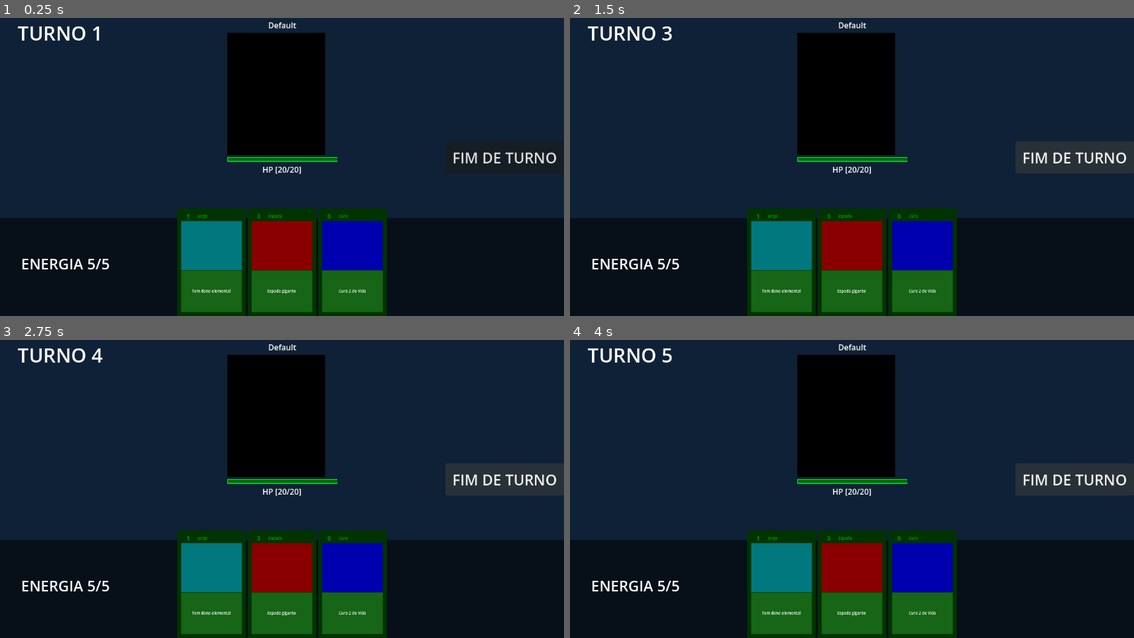
Above: before the commit, frames 1-4 (two rows, left to right).
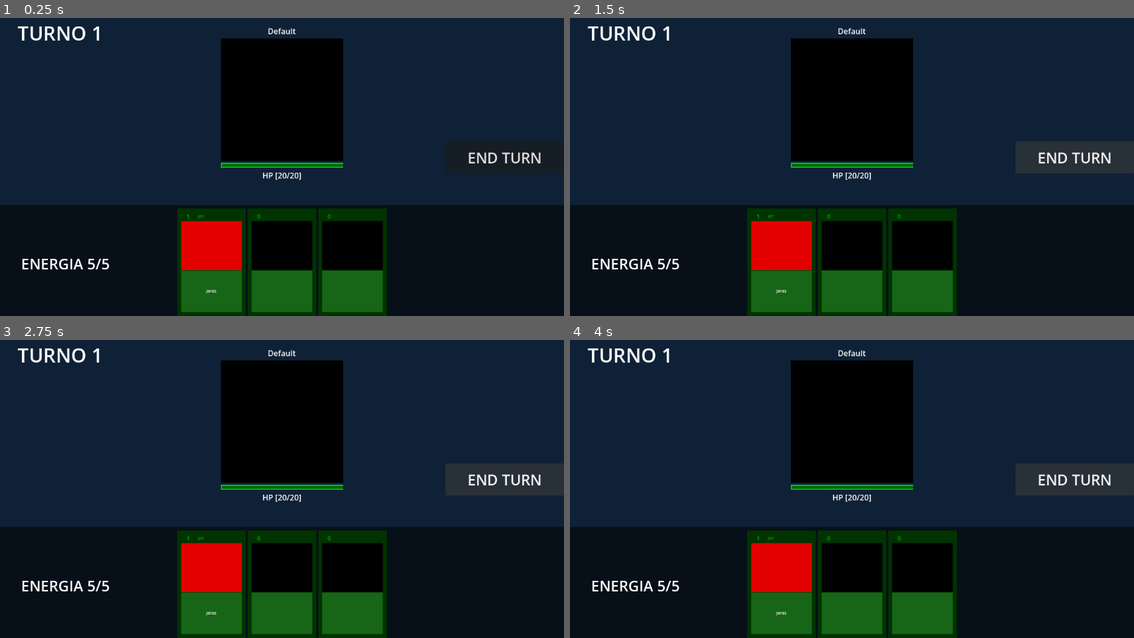
Above: after the commit, the same moments.

Repository: ericfr1tzenvalle/game-analytics-godot
Game: Godot game, scene res://scenes/Combat.tscn
Same seed, same stepped clock (60 frames per second), same inputs: the game is played once before the commit and once after it. The project has no main scene, so this scene is started directly.
Inputs (mouse positions are in pixels of both pictures, inside the frame that each line leads up to):
- Up to frame 1 (0.25 s): no input
- Up to frame 2 (1.5 s): click (1071, 158) at 0.5 s, where only the run before the commit has a clickable "FIM DE TURNO"; click (1071, 158) at 1.25 s, where only the run after the commit has a clickable "END TURN"
- Up to frame 3 (2.75 s): click (501, 480) at 2 s, where only the run after the commit has a clickable "END TURN"
- Up to frame 4 (4 s): click (1071, 480) at 2.75 s, where only the run after the commit has a clickable "END TURN"

The runs differ from the first frame. In frame 1, 12% of the frame differs, in the area x 0-100%, y 1-93%; in frame 2, 12%; in frame 3, 12%; in frame 4, 12%.

Commit message:
feat: adicionar o nó responsavel pelo dropzone.

Diff:
--- a/scenes/Combat.tscn
+++ b/scenes/Combat.tscn
@@ -1,5 +1,6 @@
 [gd_scene format=3 uid="uid://bmmeb5tpdw5xw"]
 
+[ext_resource type="Script" uid="uid://cv1whfd4rn3xh" path="res://scenes/Drop_zone.gd" id="1_tp2sa"]
 [ext_resource type="Script" uid="uid://2dy5qcalcx0k" path="res://scripts/hud.gd" id="1_tppsp"]
 [ext_resource type="PackedScene" uid="uid://cm06s4rc3vo40" path="res://scenes/CardView.tscn" id="2_lnhn1"]
 [ext_resource type="Script" uid="uid://3vacuhk7svx5" path="res://scripts/gerenciador_turnos.gd" id="3_brs8u"]
@@ -11,13 +12,14 @@
 [sub_resource type="LabelSettings" id="LabelSettings_wnl7k"]
 font_size = 40
 
-[node name="Combate" type="Control" unique_id=1149810434]
+[node name="Combat" type="Control" unique_id=1149810434]
 layout_mode = 3
 anchors_preset = 15
 anchor_right = 1.0
 anchor_bottom = 1.0
 grow_horizontal = 2
 grow_vertical = 2
+mouse_filter = 2
 
 [node name="Background" type="ColorRect" parent="." unique_id=637397045]
 layout_mode = 1
@@ -26,9 +28,29 @@
 anchor_bottom = 1.0
 grow_horizontal = 2
 grow_vertical = 2
+mouse_filter = 2
 color = Color(0.058610052, 0.13151738, 0.21002695, 1)
 
-[node name="AreaCombate" type="Node2D" parent="." unique_id=1491155215]
+[node name="Enemy" parent="." unique_id=1251224914 instance=ExtResource("4_e5xpt")]
+layout_mode = 1
+anchors_preset = 8
+anchor_left = 0.5
+anchor_top = 0.5
+anchor_right = 0.5
+anchor_bottom = 0.5
+offset_left = -350.0
+offset_top = -312.5
+offset_right = 350.0
+offset_bottom = 108.5
+mouse_filter = 2
+
+[node name="CombatDropZone" type="Control" parent="." unique_id=647888732]
+custom_minimum_size = Vector2(500, 300)
+anchors_preset = 0
+offset_left = 210.0
+offset_right = 910.0
+offset_bottom = 421.0
+script = ExtResource("1_tp2sa")
 
 [node name="HUD" type="Control" parent="." unique_id=1987351686]
 layout_mode = 1
@@ -37,20 +59,22 @@
 anchor_bottom = 1.0
 grow_horizontal = 2
 grow_vertical = 2
+mouse_filter = 2
 script = ExtResource("1_tppsp")
 
-[node name="BackgroundMao" type="ColorRect" parent="HUD" unique_id=1068853957]
+[node name="BackgroundHand" type="ColorRect" parent="HUD" unique_id=1068853957]
 custom_minimum_size = Vector2(300, 200)
 layout_mode = 1
 anchors_preset = 12
 anchor_top = 1.0
 anchor_right = 1.0
 anchor_bottom = 1.0
+offset_top = -227.0
 grow_horizontal = 2
 grow_vertical = 0
 color = Color(0, 0, 0, 0.5372549)
 
-[node name="TextoEnergia" type="Label" parent="HUD" unique_id=1360617677]
+[node name="EnergyLabel" type="Label" parent="HUD" unique_id=1360617677]
 layout_mode = 1
 anchors_preset = 2
 anchor_top = 1.0
@@ -60,11 +84,11 @@
 offset_right = 254.0
 offset_bottom = -73.0
 grow_vertical = 0
-text = "ENERGIA 5/5"
+text = "ENERGY 5/5"
 label_settings = SubResource("LabelSettings_tj7jl")
 horizontal_alignment = 1
 
-[node name="BotaoFimTurno" type="Button" parent="HUD" unique_id=1120753692]
+[node name="EndTurnButton" type="Button" parent="HUD" unique_id=1120753692]
 layout_mode = 1
 anchors_preset = 6
 anchor_left = 1.0
@@ -77,19 +101,18 @@
 grow_horizontal = 0
 grow_vertical = 2
 theme_override_font_sizes/font_size = 30
-text = "FIM DE TURNO
-"
+text = "END TURN"
 
-[node name="TextoTurno" type="Label" parent="HUD" unique_id=681701167]
+[node name="TurnLabel" type="Label" parent="HUD" unique_id=681701167]
 layout_mode = 0
 offset_left = 36.0
 offset_top = 42.0
 offset_right = 210.0
 offset_bottom = 97.0
-text = "TURNO 1"
+text = "TURN 1"
 label_settings = SubResource("LabelSettings_wnl7k")
 
-[node name="Mao" type="HBoxContainer" parent="." unique_id=733601624]
+[node name="Hand" type="HBoxContainer" parent="." unique_id=733601624]
 layout_mode = 1
 anchors_preset = 7
 anchor_left = 0.5
@@ -104,44 +127,28 @@
 size_flags_vertical = 8
 mouse_filter = 2
 
-[node name="Carta1" parent="Mao" unique_id=667553664 instance=ExtResource("2_lnhn1")]
+[node name="Card1" parent="Hand" unique_id=1107657299 instance=ExtResource("2_lnhn1")]
 layout_mode = 2
-card_id = 1
-card_name = "Jorge"
+card_name = "Jon"
 cost = 1
-description = "Tem dano elemental"
+description = "Jones"
 effect = "dano"
-effect_value = 5
-color = Color(1.92523e-06, 0.47083396, 0.49513453, 1)
+effect_value = 2
+color = Color(0.8901961, 0, 0, 1)
 
-[node name="Carta2" parent="Mao" unique_id=1536914787 instance=ExtResource("2_lnhn1")]
+[node name="Card2" parent="Hand" unique_id=356641437 instance=ExtResource("2_lnhn1")]
 layout_mode = 2
-card_id = 2
-card_name = "Espada"
-cost = 3
-description = "Espada gigante"
-effect = "dano"
-effect_value = 3
-color = Color(0.53986263, 1.0348111e-06, 2.8878452e-07, 1)
 
-[node name="Carta3" parent="Mao" unique_id=278935474 instance=ExtResource("2_lnhn1")]
+[node name="Card3" parent="Hand" unique_id=358119440 instance=ExtResource("2_lnhn1")]
 layout_mode = 2
-card_id = 3
-card_name = "Cura"
-description = "Cura 2 de Vida"
-effect = "cura"
-effect_value = 2
-color = Color(0, 0, 0.6862745, 1)
 
-[node name="GerenciadorTurnos" type="Node2D" parent="." unique_id=8465407]
+[node name="TurnManager" type="Node2D" parent="." unique_id=8465407]
+unique_name_in_owner = true
 script = ExtResource("3_brs8u")
 
-[node name="ColetorDados" type="Node2D" parent="." unique_id=22440774]
+[node name="DataCollector" type="Node2D" parent="." unique_id=22440774]
 
-[node name="Inimigo" parent="." unique_id=1251224914 instance=ExtResource("4_e5xpt")]
-layout_mode = 1
-mouse_filter = 2
+[node name="CombatController" type="Node2D" parent="." unique_id=1586878326]
 
-[connection signal="pressed" from="HUD/BotaoFimTurno" to="GerenciadorTurnos" method="_on_botao_fim_turno_pressed"]
-[connection signal="energia_alterada" from="GerenciadorTurnos" to="HUD" method="_on_gerenciador_turnos_energia_alterada"]
-[connection signal="turno_alterado" from="GerenciadorTurnos" to="HUD" method="_on_gerenciador_turnos_turno_alterado"]
+[connection signal="energia_alterada" from="TurnManager" to="HUD" method="_on_gerenciador_turnos_energia_alterada"]
+[connection signal="turno_alterado" from="TurnManager" to="HUD" method="_on_gerenciador_turnos_turno_alterado"]
--- /dev/null
+++ b/scenes/Drop_zone.gd
@@ -0,0 +1,15 @@
+extends Control
+
+func _can_drop_data(at_position: Vector2, data: Variant) -> bool:
+	if data is Card:
+		print("Segurando uma carta")
+		return true
+	return false
+
+func _drop_data(at_position: Vector2, data: Variant) -> void:
+	var carta := data as Card
+	print("Carta Jogada:
+		Nome: %s
+		Custo: %d
+		Descrição: %s" % [carta.card_name, carta.cost, carta.description])
+	# solicita pro combatcontroller
--- a/scenes/Enemy.tscn
+++ b/scenes/Enemy.tscn
@@ -39,6 +39,7 @@
 grow_horizontal = 2
 theme_override_constants/separation = 4
 accessibility_region = true
+alignment = 1
 
 [node name="Name" type="Label" parent="Content" unique_id=182694419]
 layout_mode = 2
@@ -47,8 +48,8 @@
 vertical_alignment = 1
 
 [node name="Artwork" type="ColorRect" parent="Content" unique_id=1580774277]
-custom_minimum_size = Vector2(200, 250)
-custom_maximum_size = Vector2(200, 300)
+custom_minimum_size = Vector2(250, 250)
+custom_maximum_size = Vector2(250, 300)
 layout_mode = 2
 color = Color(0.14519313, 0.6253599, 0.45280302, 1)
 
--- a/scripts/Card_view.gd
+++ b/scripts/Card_view.gd
@@ -48,7 +48,6 @@
 
 	preview_root.add_child(preview_card)
 	set_drag_preview(preview_root)
-
 	return self
 
 func initialize_card():
--- a/scripts/gerenciador_turnos.gd
+++ b/scripts/gerenciador_turnos.gd
@@ -28,8 +28,3 @@
 	energia_atual -= custo
 	energia_alterada.emit(energia_atual,energia_maxima)
 	return true
-
-
-func _on_botao_fim_turno_pressed() -> void:
-	print("JOGADA INIMIGA")
-	iniciar_turno()
--- a/scripts/hud.gd
+++ b/scripts/hud.gd
@@ -1,7 +1,7 @@
 extends Control
 
-@onready var label_energia: Label = $TextoEnergia
-@onready var label_turno: Label = $TextoTurno
+@onready var label_energia: Label = $EnergyLabel
+@onready var label_turno: Label = $TurnLabel
 
 # Called when the node enters the scene tree for the first time.
 func _ready() -> void:
Not shown, added: scenes/Drop_zone.gd.uid
Not shown, changed: 01 - MVP.md
